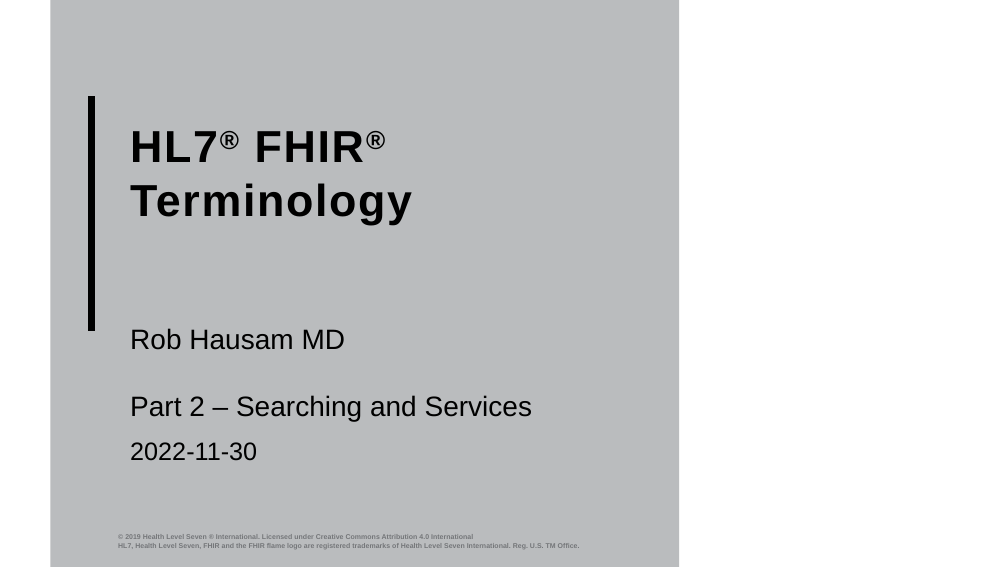
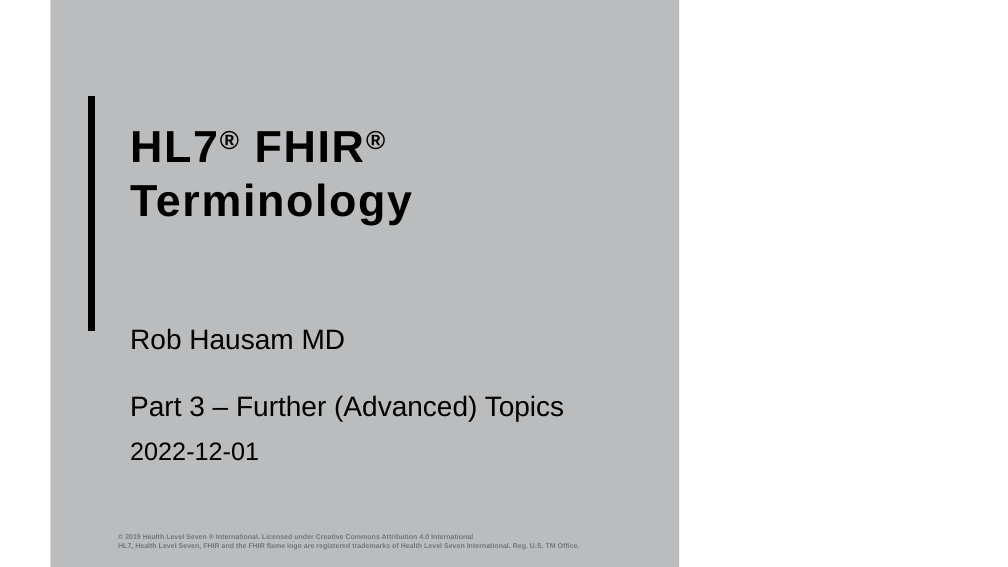
Before and after one commit to FHIR/documents, a slide deck: slide 1 of presentations/2022-11-Webinars/FHIR-Terminology-Part-3-2022-12-01.pptx. Drawn at 1008x567 pixels with LibreOffice and Linux fonts; fonts in the diff are those of the drawing; background and template pictures are left out. Boxes give left, top, right and bottom in pixels: in the first picture for what was removed or moved away, otherwise in the second. Text is boxed around its words. In the diff, an @@ line names an element or a change of style, - is before the commit and + after.

Commit message:
Updated title slide to correct details.

```diff
--- a/presentations/2022-11-Webinars/FHIR-Terminology-Part-3-2022-12-01.pptx
+++ b/presentations/2022-11-Webinars/FHIR-Terminology-Part-3-2022-12-01.pptx
@@ text at box(130, 395, 564, 421): text changed @@
-Part 2 – Searching and Services
+Part 3 – Further (Advanced) Topics
@@ text at box(130, 442, 259, 460): text changed @@
-2022-11-30
+2022-12-01
```
